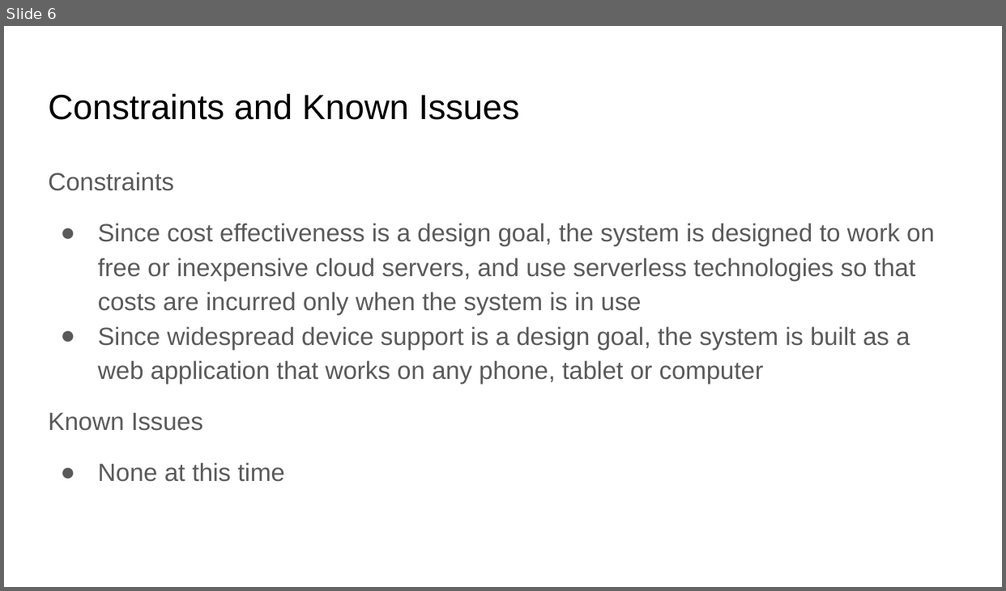
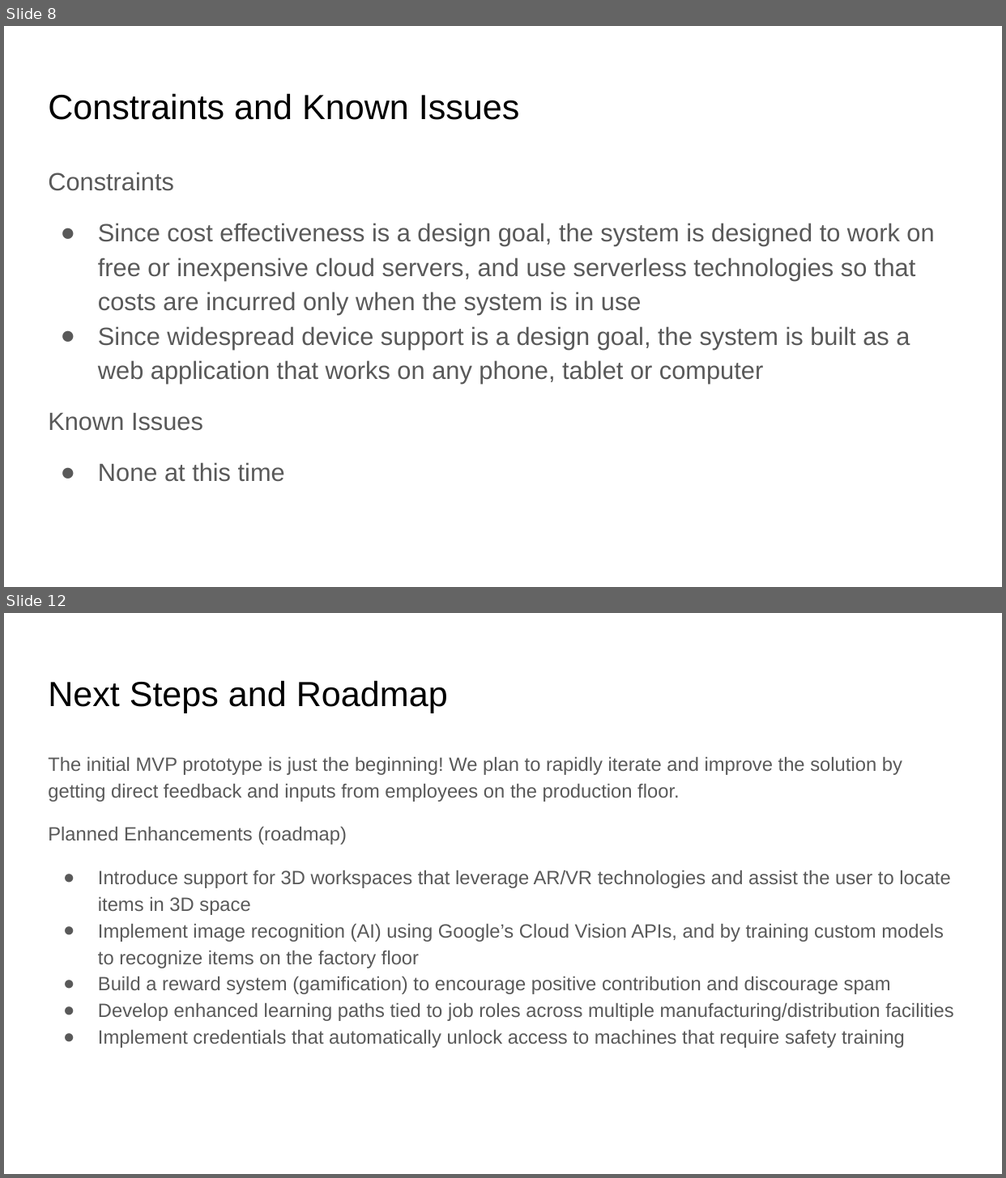
Before and after one commit to nithinvijaykumar/knowledge, a slide deck: StanleyX Hackathon.pptx. Shown one above the other, each under a label of ours: slide 6 before the commit, slides 8 and 12 after it; the slides between them are not shown. The pictures are 1006x591 and 1006x1178 pixels, drawn with LibreOffice and Linux fonts; fonts in the diff are those of the drawing. Boxes give left, top, right and bottom in pixels: in the first picture for what was removed or moved away, otherwise in the second. Text is boxed around its words. In the diff, an @@ line names an element or a change of style, - is before the commit and + after.

```diff
--- a/StanleyX Hackathon.pptx
+++ b/StanleyX Hackathon.pptx
@@ slide 12 added at [4, 613, 1002, 1174], background #FFFFFF @@
@@ title added at [48, 680, 448, 713], 25.2 pt, text #000000 @@
+Next Steps and Roadmap
@@ text added at [48, 757, 954, 1048], 13.9 pt, text #595959 @@
+The initial MVP prototype is just the beginning! We plan to rapidly iterate and improve the solution by getting direct feedback and inputs from employees on the production floor.
+Planned Enhancements (roadmap)
+● Introduce support for 3D workspaces that leverage AR/VR technologies and assist the user to locate items in 3D space
+● Implement image recognition (AI) using Google’s Cloud Vision APIs, and by training custom models to recognize items on the factory floor
+● Build a reward system (gamification) to encourage positive contribution and discourage spam
+● Develop enhanced learning paths tied to job roles across multiple manufacturing/distribution facilities
+● Implement credentials that automatically unlock access to machines that require safety training
@@ what was slide 6 is now slide 8 @@
```
Also in this commit, not shown: 3 slides changed, 12 other slides added, 2 slides removed, 4 other files.
